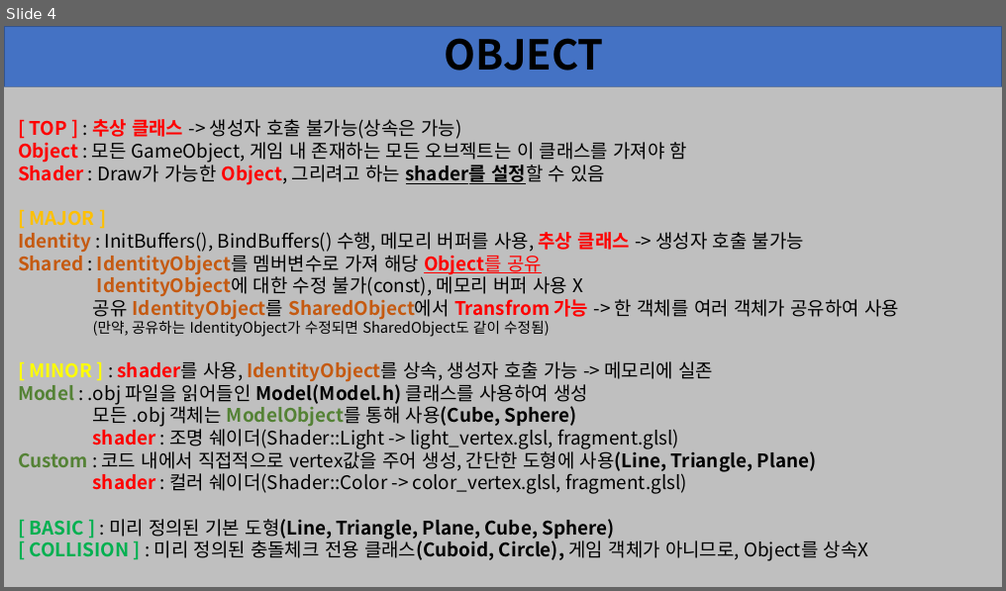
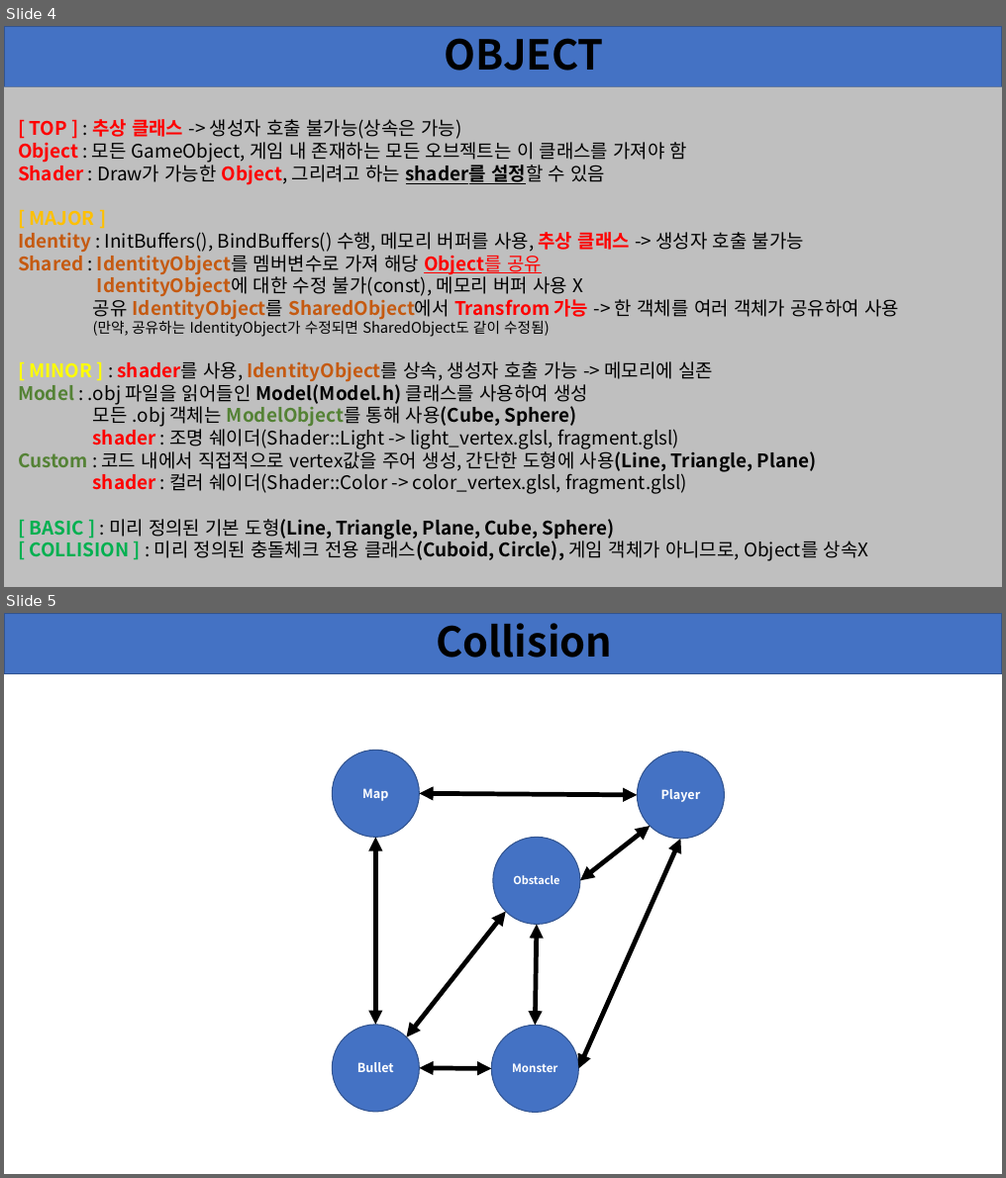
Before and after one commit to SaintPingu/TermProject_ComputerGraphics, a slide deck: Documents/framework.pptx. Shown one above the other, each under a label of ours: slide 4 before the commit, slides 4 and 5 after it. The pictures are 1006x591 and 1006x1178 pixels, drawn with LibreOffice and Linux fonts; fonts in the diff are those of the drawing. Boxes give left, top, right and bottom in pixels: in the first picture for what was removed or moved away, otherwise in the second. Text is boxed around its words. In the diff, an @@ line names an element or a change of style, - is before the commit and + after.

Commit message:
create monster

```diff
--- a/Documents/framework.pptx
+++ b/Documents/framework.pptx
@@ slide 5 added at [4,613,1002,1174], background #FFFFFF; not listed: 1 template element that a slide beside it also shows @@
@@ title added at [436,623,612,658], 39.6 pt, text #000000, bold @@
+Collision
@@ ellipse added at [332,750,420,838], fill #4472C4, outline #325491 1 pt, 12 pt, text #FFFFFF, bold @@
+Map
@@ ellipse added at [638,752,725,839], fill #4472C4, outline #325491 1 pt, 12 pt, text #FFFFFF, bold @@
+Player
@@ double arrow added from (420, 793) to (638, 795), #000000 4.5 pt @@
@@ double arrow added from (375, 1025) to (375, 837), #000000 4.5 pt @@
@@ ellipse added at [493,837,580,925], fill #4472C4, outline #325491 1 pt, 10.5 pt, text #FFFFFF, bold @@
+Obstacle
@@ double arrow added from (579, 1069) to (681, 839), #000000 4.5 pt @@
@@ double arrow added from (580, 881) to (650, 826), #000000 4.5 pt @@
@@ double arrow added from (407, 1038) to (506, 912), #000000 4.5 pt @@
@@ double arrow added from (535, 1026) to (537, 925), #000000 4.5 pt @@
@@ ellipse added at [332,1025,420,1112], fill #4472C4, outline #325491 1 pt, 12 pt, text #FFFFFF, bold @@
+Bullet
@@ ellipse added at [491,1026,579,1113], fill #4472C4, outline #325491 1 pt, 11 pt, text #FFFFFF, bold @@
+Monster
@@ double arrow added from (420, 1068) to (491, 1069), #000000 4.5 pt @@
```
Also in this commit, not shown: 1 slide changed, 1 other slide added, 34 other files.
